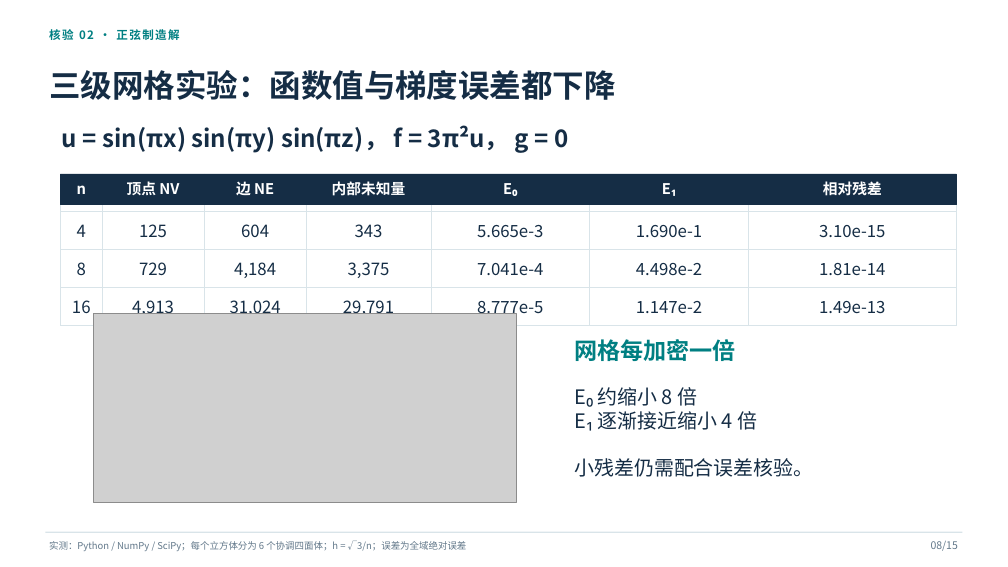
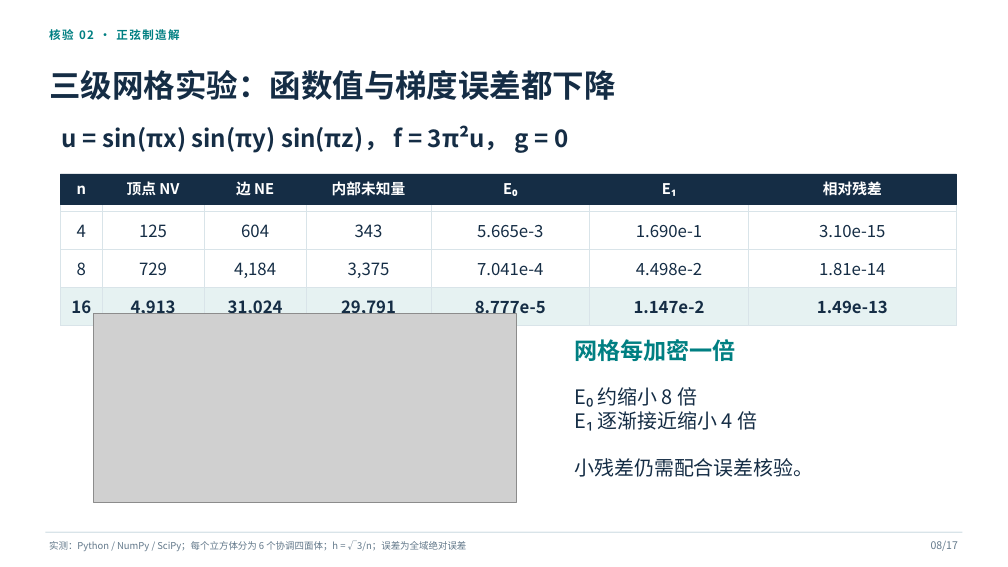
Before and after one commit to Scimoon233/temp, a slide deck: slide 8 of fem-topic10/有限元第十题展示材料/三维四面体P2元_课堂展示.pptx. Drawn at 1008x567 pixels with LibreOffice and Linux fonts; fonts in the diff are those of the drawing; grey boxes stand for pictures. Boxes give left, top, right and bottom in pixels: in the first picture for what was removed or moved away, otherwise in the second. Text is boxed around its words. In the diff, an @@ line names an element or a change of style, - is before the commit and + after.

```diff
--- a/fem-topic10/有限元第十题展示材料/三维四面体P2元_课堂展示.pptx
+++ b/fem-topic10/有限元第十题展示材料/三维四面体P2元_课堂展示.pptx
@@ table at bbox=[60, 174, 957, 322] @@
@@ fill #FFFFFF to #E6F2F2 in row 4 @@
@@ bold on in "16", "4,913", "31,024", "29,791" and 3 more places @@
@@ text at bbox=[931, 541, 958, 551]: text changed @@
-08/15
+08/17
```
Also in this commit, not shown: 14 other slides changed, 2 slides added, 17 other files.
